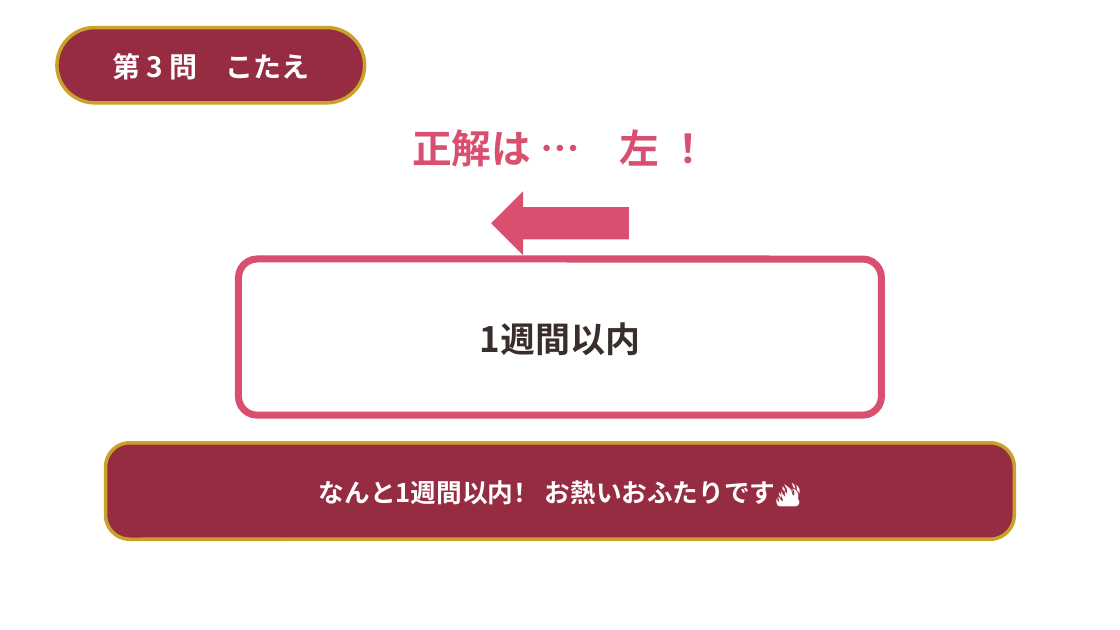
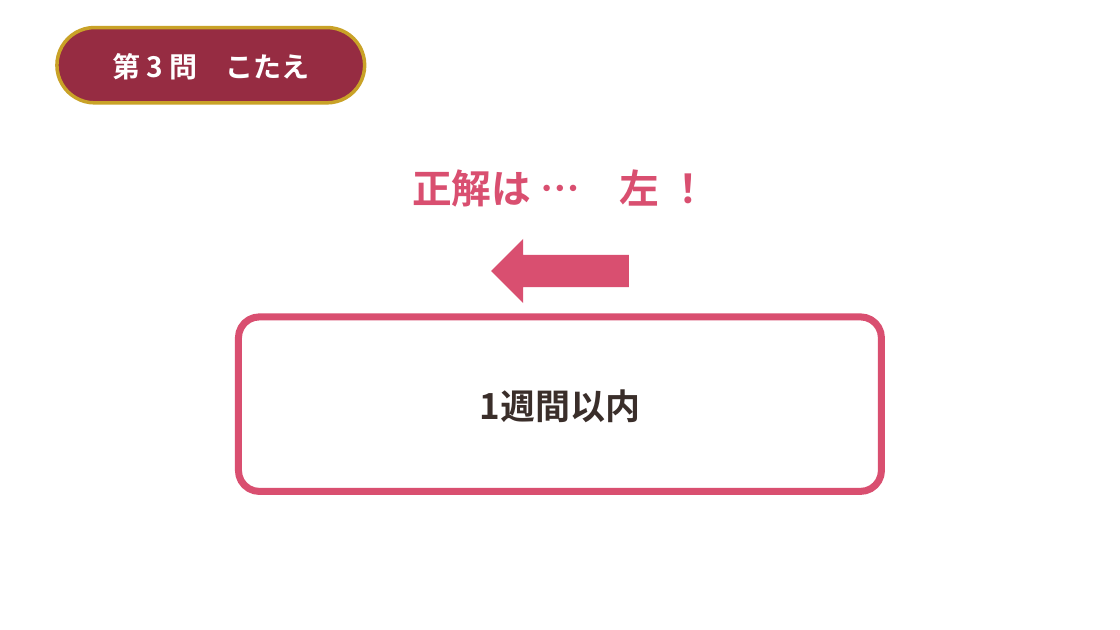
Before and after one commit to st01ohn03-coder/simple-alarm, a slide deck: slide 14 of wedding-deck/build/結婚式_2択クイズ＆ビンゴ.pptx (slide 16 before the commit). Drawn at 1120x630 pixels with LibreOffice and Linux fonts; fonts in the diff are those of the drawing; background and template pictures are left out. Boxes give left, top, right and bottom in pixels: in the first picture for what was removed or moved away, otherwise in the second. Text is boxed around its words. In the diff, an @@ line names an element or a change of style, - is before the commit and + after.

```diff
--- a/wedding-deck/build/結婚式_2択クイズ＆ビンゴ.pptx
+++ b/wedding-deck/build/結婚式_2択クイズ＆ビンゴ.pptx
@@ text "正解は … 左 ！": place and size @@
-text "正解は … 左 ！" at (412, 129, 659, 167)
+text "正解は … 左 ！" at (412, 169, 659, 207)
@@ left arrow: place and size @@
-left arrow at (492, 191, 629, 255)
+left arrow at (492, 239, 629, 303)
@@ rounded rectangle "1週間以内": place and size @@
-rounded rectangle "1週間以内" at (239, 259, 882, 415)
+rounded rectangle "1週間以内" at (239, 317, 882, 492)
@@ rounded rectangle removed at (106, 443, 1015, 539) @@
-なんと1週間以内！ お熱いおふたりです🔥
```
Also in this commit, not shown: 13 other slides changed, 2 slides removed, 5 other files.
